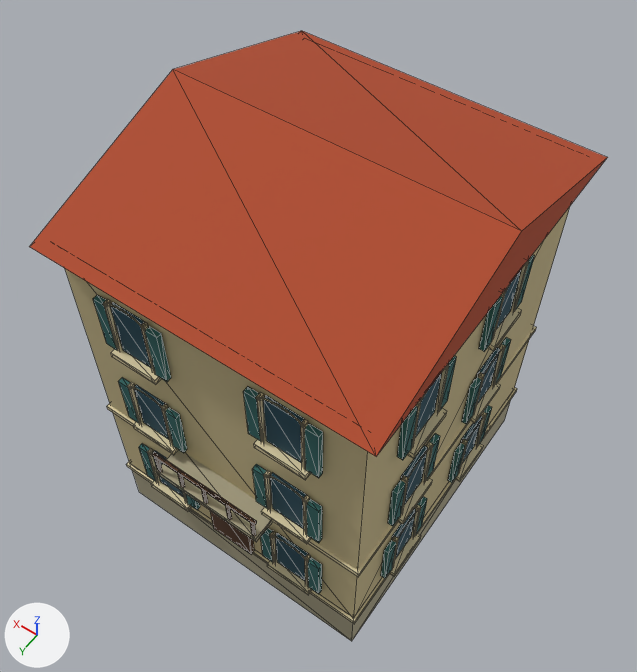
Two versions of the glTF model assets/environment/city_square/corner_house.glb, one commit apart.
The view is the same before and after, from a 50 mm lens placed at (-8.19, 11.96, 23.83), pointed at (0.1, 0.35, 5.58). Every picture has the same lights, and +X, +Y and +Z are marked at lower left. The picture after the commit comes second. Mesh edges are drawn as thin lines. Vertices at exactly the same position are counted once.

Names of what the first picture shows: 'House'.
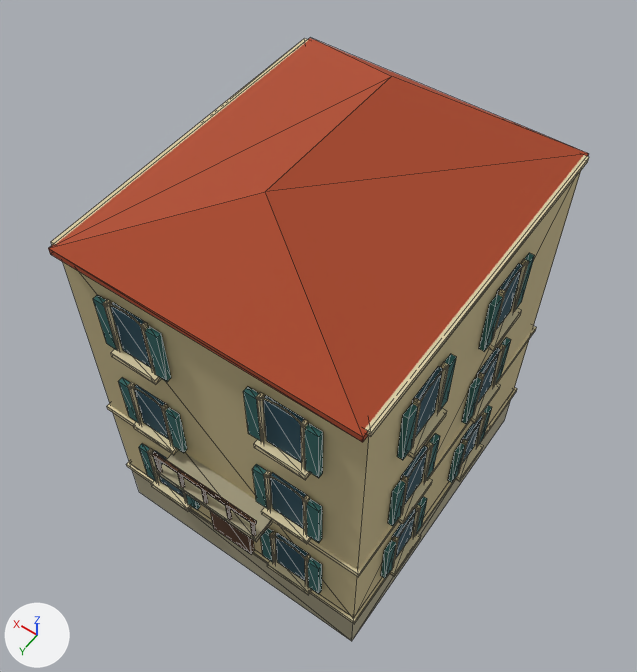
Boxes [x1, y1, x2, y2] around the edits, measured in the pictures (637 x 672 px):
'House', reshaped (6% narrower)
    before: [30, 31, 608, 641]
    after: [48, 38, 589, 641]
part 1 of me_stonefoundation, rebuilt (6% narrower)
    before: [30, 31, 608, 456]
    after: [48, 38, 589, 442]

The change in detail:
me_stonefoundation is used by ob_house; location (0.0, 0.0, 0.0).
me_stonefoundation had 1006 vertices, 1328 faces and spanned x -4.4..4.4, y -4.9..5.32, z -0.9..11.8.
me_stonefoundation now has 1012 vertices, 1340 faces and spans x -4.32..4.07, y -4.72..5.32, z -0.9..12.14.
me_stonefoundation part 1: the loose piece of 6 vertices spanning x -4.4..4.4, y -4.9..4.9, z 10.2..11.8 is rebuilt with 12 vertices and now spans x -4.0..4.0, y -4.72..4.72, z 10.06..12.14.
